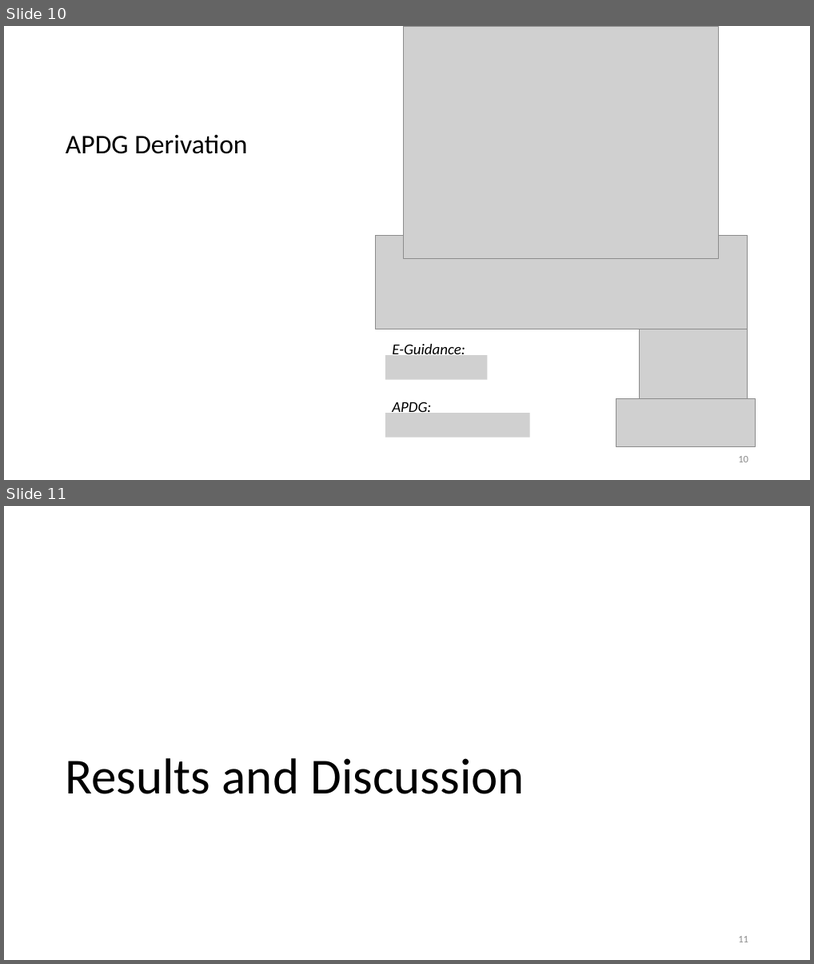
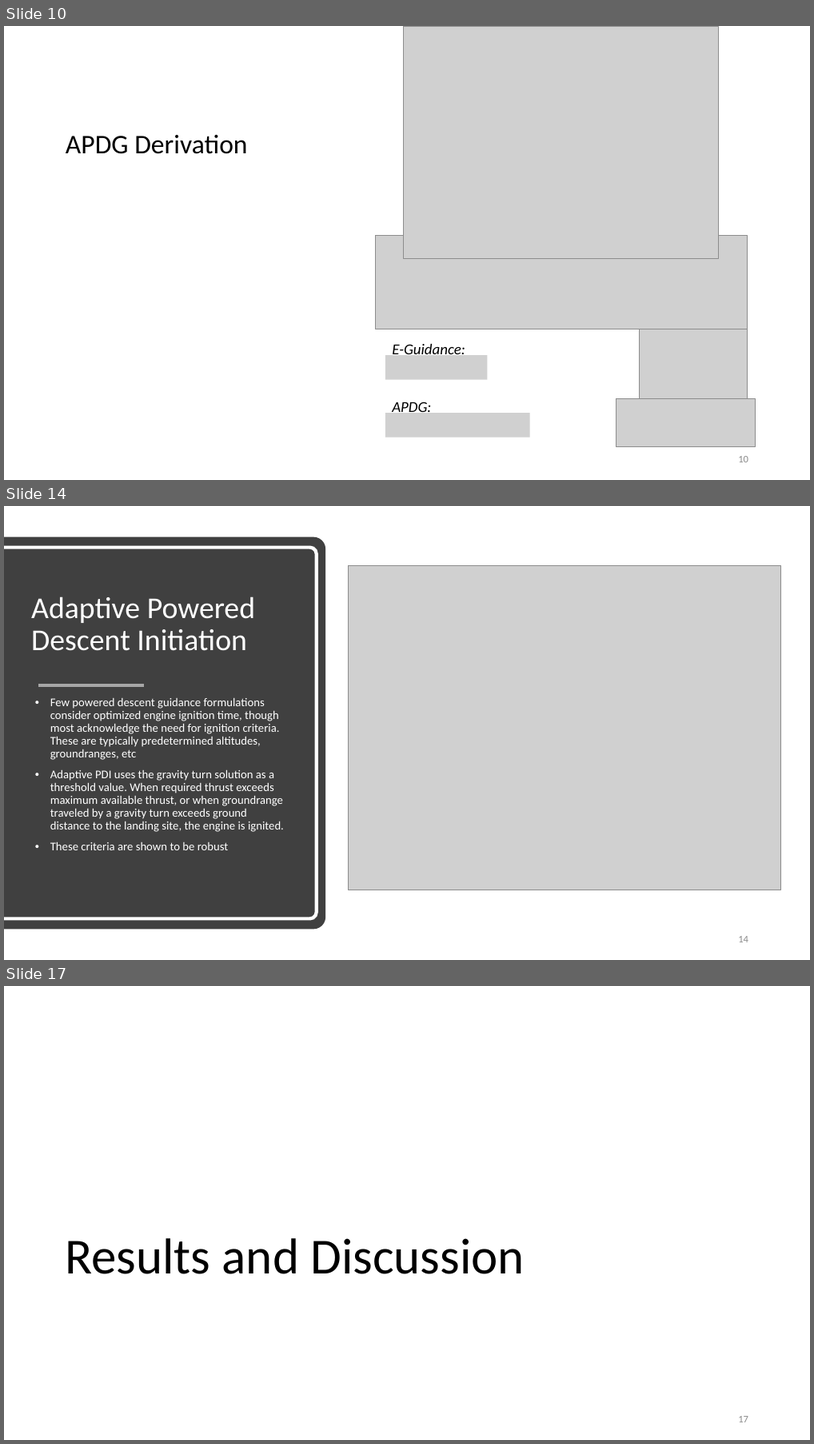
Before and after one commit to ldstrohl/Thesis, a slide deck: Written/Defense/Defense.pptx. Shown one above the other, each under a label of ours: slides 10 and 11 before the commit, slides 10, 14 and 17 after it; the slides between them are not shown. The pictures are 814x964 and 814x1444 pixels, drawn with LibreOffice and Linux fonts; fonts in the diff are those of the drawing; grey boxes stand for pictures. Boxes give left, top, right and bottom in pixels: in the first picture for what was removed or moved away, otherwise in the second. Text is boxed around its words. In the diff, an @@ line names an element or a change of style, - is before the commit and + after.

```diff
--- a/Written/Defense/Defense.pptx
+++ b/Written/Defense/Defense.pptx
@@ slide 14 added at bbox=[4, 506, 810, 960], background #FFFFFF @@
@@ round same rect added at bbox=[4, 537, 326, 929], fill #404040 @@
@@ round same rect added at bbox=[4, 548, 317, 918], outline #FFFFFF 4 pt @@
@@ picture added at bbox=[348, 566, 781, 889] @@
@@ title added at bbox=[31, 596, 255, 651], 36 pt, text #FFFFFF @@
+Adaptive Powered Descent Initiation
@@ line added from (38, 685) to (144, 685), #A6A6A6 4 pt @@
@@ text added at bbox=[50, 698, 284, 850], 14 pt, text #FFFFFF @@
+• Few powered descent guidance formulations consider optimized engine ignition time, though most acknowledge the need for ignition criteria. These are typically predetermined altitudes, groundranges, etc
+• Adaptive PDI uses the gravity turn solution as a threshold value. When required thrust exceeds maximum available thrust, or when groundrange traveled by a gravity turn exceeds ground distance to the landing site, the engine is ignited.
+• These criteria are shown to be robust
@@ page number added at bbox=[738, 936, 749, 942], 12 pt, text #8C8C8C @@
+14
@@ what was slide 11 is now slide 17 @@
@@ page number at bbox=[738, 1416, 749, 1422]: text changed @@
-11
+17
```
Also in this commit, not shown: 1 slide changed, 5 other slides added.
